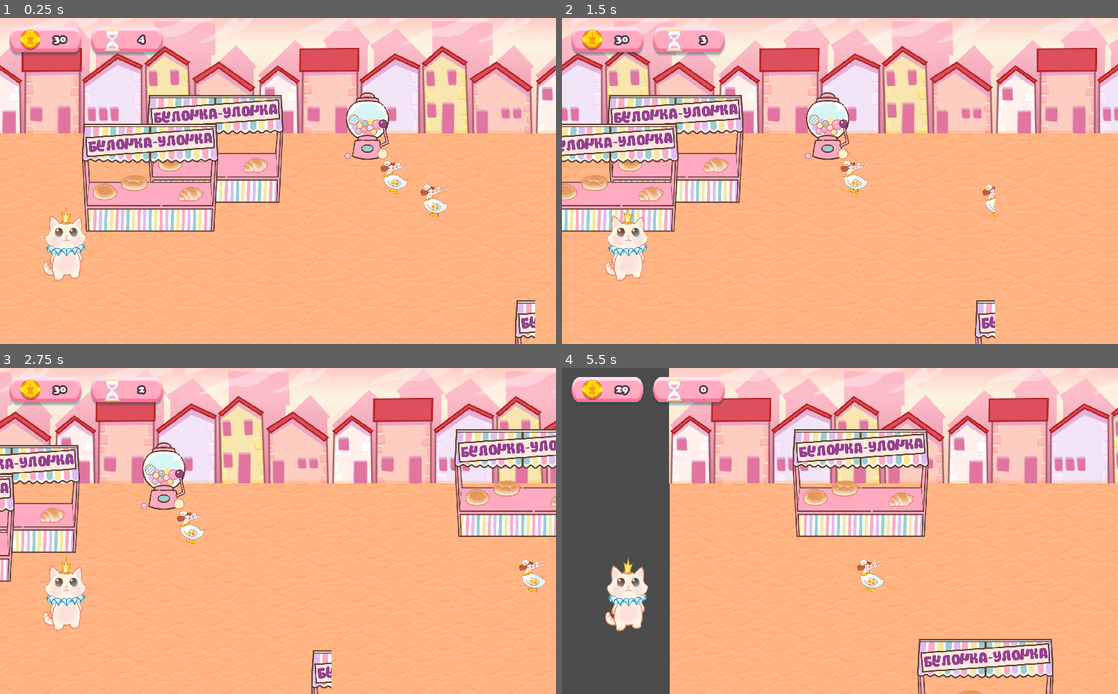
Above: before the commit, frames 1-4 (two rows, left to right).
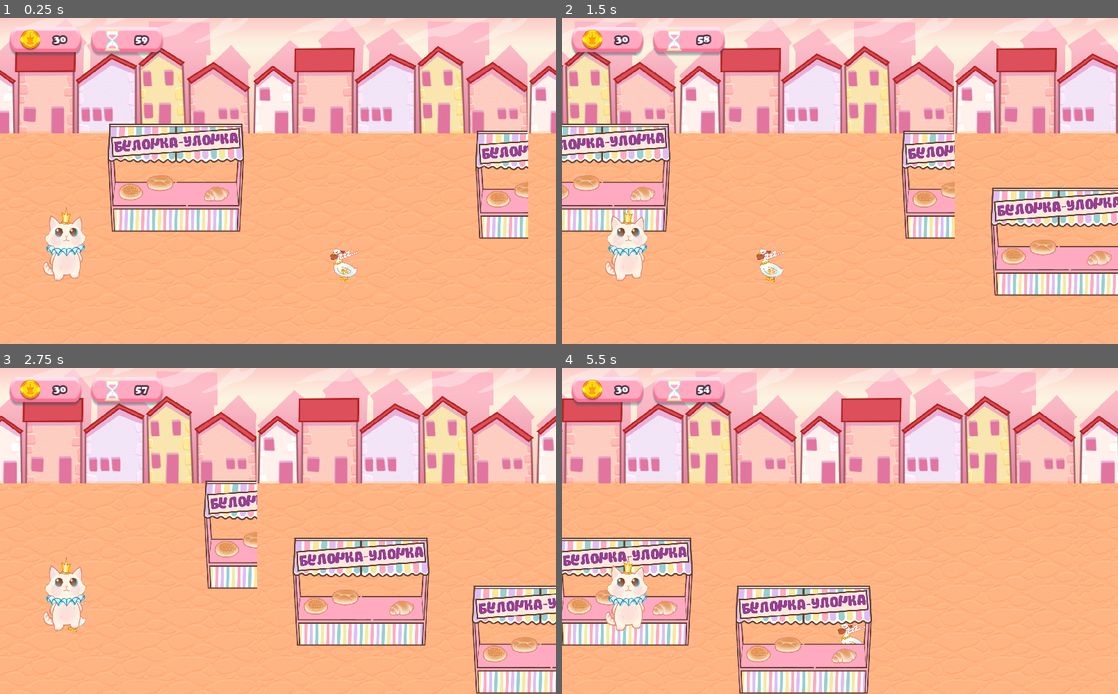
Above: after the commit, the same moments.

Repository: cuire/Voleur-de-Renard
Game: Godot game, scene res://scenes/main_location/kingdom.tscn
The game is run twice, just before and just after one commit, with the same random seed, the same clock (stepped at 60 frames per second) and the same inputs. This scene is started directly instead of the project's main scene.
Inputs (mouse positions are in pixels of both pictures, inside the frame that each line leads up to):
- Up to frame 1 (0.25 s): no input
- Up to frame 2 (1.5 s): move the mouse to (923, 125) at 0.52 s; click (923, 125) at 0.67 s; move the mouse to (645, 115) at 1.27 s; click (645, 115) at 1.42 s
- Up to frame 3 (2.75 s): move the mouse to (50, 465) at 2.02 s; click (50, 465) at 2.17 s
- Up to frame 4 (5.5 s): move the mouse to (612, 459) at 2.77 s; click (612, 459) at 2.92 s; move the mouse to (689, 524) at 3.52 s; click (689, 524) at 3.67 s; move the mouse to (767, 671) at 4.27 s; click (767, 671) at 4.42 s; move the mouse to (739, 671) at 5.02 s; click (739, 671) at 5.17 s

The runs differ from the first frame. In frame 1, 25% of the frame differs, in the area x 0-100%, y 1-100%; in frame 2, 39%; in frame 3, 45%; in frame 4, 51%, in the area x 0-100%, y 0-100%.

Commit message:
🥶🥶🥶🥶🥶

Diff:
--- a/global.gd
+++ b/global.gd
@@ -5,7 +5,7 @@
 # false == easy
 # true == medium
 
-var TIME_TO_STEAL = 5
+var TIME_TO_STEAL = 60
 var won_last_game = false
 
 
--- a/minigames/pull_the_handle/vending_machine.tscn
+++ b/minigames/pull_the_handle/vending_machine.tscn
@@ -28,5 +28,4 @@
 position = Vector2( 52, 0 )
 shape = SubResource( 1 )
 
-[connection signal="area_shape_entered" from="Area2D" to="Area2D" method="_on_Area2D_area_shape_entered"]
 [connection signal="body_entered" from="Area2D" to="Area2D" method="_on_Area2D_body_entered"]
--- a/scenes/main_location/frames/frame_1.tscn
+++ b/scenes/main_location/frames/frame_1.tscn
@@ -6,11 +6,11 @@
 [node name="CurrentFrame" type="Node2D"]
 
 [node name="Background" type="Sprite" parent="."]
-scale = Vector2( 0.681304, 0.605714 )
+scale = Vector2( 0.685296, 0.608571 )
 texture = ExtResource( 1 )
 centered = false
 region_enabled = true
-region_rect = Rect2( 0, 0, 1503.79, 350.969 )
+region_rect = Rect2( 0, 0, 1557.5, 350.969 )
 
 [node name="RoadTile" type="Sprite" parent="."]
 position = Vector2( 1, 213 )
@@ -18,4 +18,6 @@
 texture = ExtResource( 2 )
 centered = false
 region_enabled = true
-region_rect = Rect2( 0, -115.684, 1814.43, 663.093 )
+region_rect = Rect2( 0, -115.684, 1889, 663.093 )
+
+[node name="YSort" type="YSort" parent="."]
--- a/scenes/main_location/kingdom.gd
+++ b/scenes/main_location/kingdom.gd
@@ -6,13 +6,13 @@
 onready var prince = $Prince
 onready var counter = $Control/MoneyCounter
 onready var counter_time = $Control/MoneyCounter2
-onready var viewport_size: float = get_viewport().size.x
 var current_position: float = 0
 var new_frame
 onready var timer = $Timer
 onready var timer_counter = $TimerCounter
 var time_left
 
+const FRAME_SIZE: float = 1024.0
 onready var frame_1 = preload("res://scenes/main_location/frames/frame_1.tscn")
 
 onready var bakery = preload("res://minigames/bakery/bakery.tscn")
@@ -23,7 +23,7 @@
 const DIRECTION: int = -1
 export var velocity: float = 1.5 * DIRECTION
 
-func _process(delta: float) -> void:
+func _physics_process(delta: float) -> void:
 	new_frame = populate_frame(frame_1.instance())
 	current_position += velocity * delta * DIRECTION
 	_move_frame(new_frame, delta)
@@ -34,18 +34,18 @@
 	current_frame.position.x += velocity * delta
 	next_frame.position.x += velocity * delta
 	# Try to reposition the frame
-	if viewport_size * DIRECTION > current_frame.position.x:
+	if FRAME_SIZE * DIRECTION > current_frame.position.x:
 		remove_child(current_frame)
 		add_child(next_frame_to_render)
 		move_child(next_frame_to_render, 1)
 		current_frame = next_frame
 		next_frame = next_frame_to_render
-		next_frame.position.x = viewport_size
+		next_frame.position.x = FRAME_SIZE
 
 func add_obstacle(frame: Node2D, obstacle: Minigame, region: int):
-	obstacle.position = Vector2(randi()%300*region+150*region, randi()%200*region+250)
+	obstacle.position = Vector2(randi()%220*region+150*region, randi()%400+250)
 	var _status = obstacle.connect("steal_money", prince, "_on_Steal_Money")
-	frame.add_child(obstacle)
+	frame.get_node("YSort").add_child(obstacle)
 
 func populate_frame(frame: Node2D):
 	var obstacle: Minigame
--- a/scenes/main_location/kingdom.tscn
+++ b/scenes/main_location/kingdom.tscn
@@ -1,11 +1,8 @@
-[gd_scene load_steps=11 format=2]
+[gd_scene load_steps=8 format=2]
 
 [ext_resource path="res://characters/prince/prince.tscn" type="PackedScene" id=1]
-[ext_resource path="res://minigames/pull_the_handle/vending_machine.tscn" type="PackedScene" id=2]
-[ext_resource path="res://minigames/goose/goose.tscn" type="PackedScene" id=3]
 [ext_resource path="res://scenes/main_location/kingdom.gd" type="Script" id=4]
 [ext_resource path="res://scenes/main_location/frames/frame_1.tscn" type="PackedScene" id=5]
-[ext_resource path="res://minigames/bakery/bakery.tscn" type="PackedScene" id=6]
 [ext_resource path="res://scenes/gui/money_counter.tscn" type="PackedScene" id=7]
 [ext_resource path="res://scenes/gui/popup.tscn" type="PackedScene" id=8]
 [ext_resource path="res://scenes/assets/Coin.png" type="Texture" id=9]
@@ -13,18 +10,9 @@
 
 [node name="Kingdom" type="Node2D"]
 script = ExtResource( 4 )
-velocity = -150.0
+velocity = -200.0
 
 [node name="CurrentFrame" parent="." instance=ExtResource( 5 )]
-
-[node name="VendingMachine" parent="CurrentFrame" instance=ExtResource( 2 )]
-position = Vector2( 715, 258 )
-
-[node name="Bakery" parent="CurrentFrame" instance=ExtResource( 6 )]
-position = Vector2( 427, 340 )
-
-[node name="Goose" parent="." instance=ExtResource( 3 )]
-position = Vector2( 800, 370 )
 
 [node name="NextFrame" parent="." instance=ExtResource( 5 )]
 position = Vector2( 1022, 0 )
